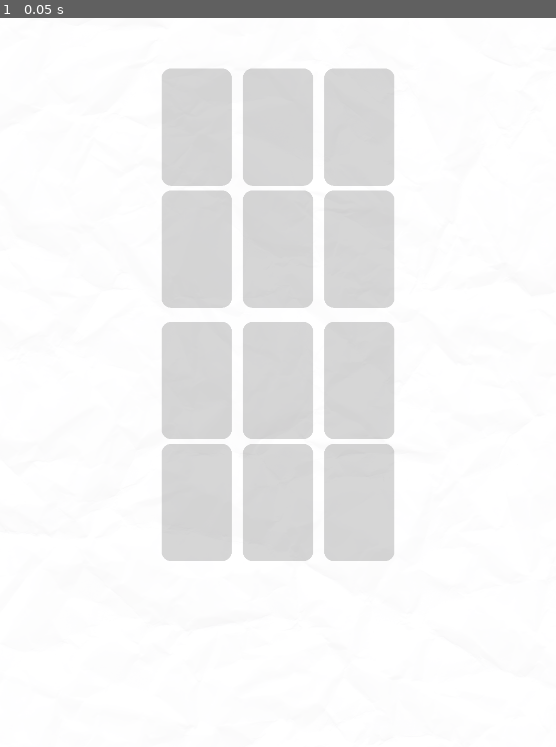
Above: before the commit, frame 1.
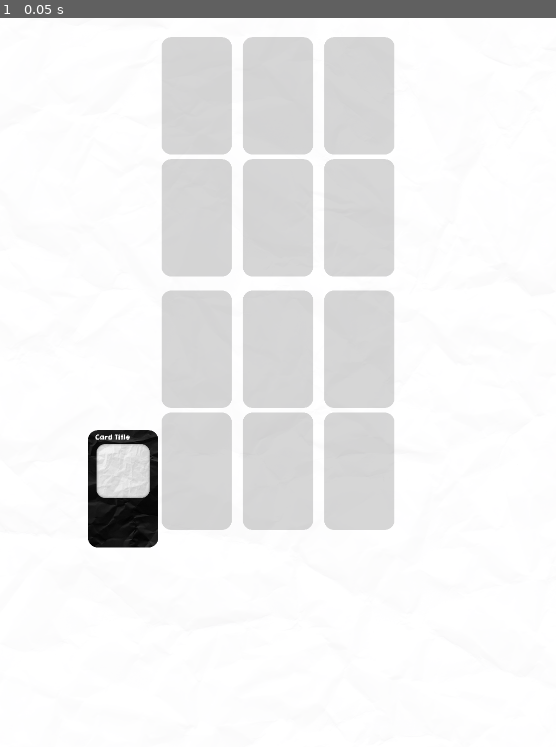
Above: after the commit, the same moment.

Repository: MoFa-Development/TheAbsolutelyTrueGame
Game: Godot game, scene res://scenes/Main.tscn
Two runs of this game, one before a commit and one after it. Both use one fixed random seed, a clock stepped at 60 frames per second and the inputs below.
Inputs:
- Up to frame 1 (0.05 s): no input

The runs differ from the first frame. In frame 1, 7.7% of the frame differs, in the area x 15-71%, y 2-75%.

Commit message:
Added card dragging

Diff:
--- a/src/project.godot
+++ b/src/project.godot
@@ -16,6 +16,8 @@
 [autoload]
 
 Settings="*res://scripts/autoload/Settings.gd"
+Globals="*res://scripts/autoload/Globals.gd"
+GameManager="*res://scripts/autoload/GameManager.gd"
 
 [display]
 
@@ -25,6 +27,18 @@
 window/stretch/mode="viewport"
 window/stretch/aspect="expand"
 
+[input]
+
+click={
+"deadzone": 0.5,
+"events": [ Object(InputEventMouseButton,"resource_local_to_scene":false,"resource_name":"","device":-1,"alt":false,"shift":false,"control":false,"meta":false,"command":false,"button_mask":0,"position":Vector2( 0, 0 ),"global_position":Vector2( 0, 0 ),"factor":1.0,"button_index":1,"pressed":false,"doubleclick":false,"script":null)
+ ]
+}
+
+[input_devices]
+
+pointing/emulate_touch_from_mouse=true
+
 [physics]
 
 common/enable_pause_aware_picking=true
@@ -32,6 +46,8 @@
 [rendering]
 
 quality/driver/driver_name="GLES2"
+quality/intended_usage/framebuffer_allocation=0
+quality/intended_usage/framebuffer_allocation.mobile=0
 vram_compression/import_etc=true
 vram_compression/import_etc2=false
 environment/default_clear_color=Color( 1, 1, 1, 1 )
--- a/src/scenes/Card.tscn
+++ b/src/scenes/Card.tscn
@@ -1,9 +1,122 @@
-[gd_scene load_steps=2 format=2]
+[gd_scene load_steps=8 format=2]
 
 [ext_resource path="res://images/ui/Card/Card.png" type="Texture" id=1]
+[ext_resource path="res://fonts/KGHAPPY.ttf" type="DynamicFontData" id=2]
+[ext_resource path="res://fonts/JandaManateeSolid.ttf" type="DynamicFontData" id=3]
+
+[sub_resource type="GDScript" id=4]
+script/source = "extends Node2D
+
+# Animation
+var upscaled = false
+
+# Functioning
+var dragging = false
+var snappingPos = null
+
+
+# Functions
+
+func _on_Area2D_input_event(viewport, event, shape_idx):
+	if  Input.is_action_pressed(\"click\"):
+		dragging = true
+		GameManager.draggingCard = self
+		Input.set_default_cursor_shape(Input.CURSOR_MOVE)
+	else:
+		Input.set_default_cursor_shape(Input.CURSOR_POINTING_HAND)
+		dragging = false
+		GameManager.draggingCard = null
+
+func _on_Area2D_mouse_entered():
+	Input.set_default_cursor_shape(Input.CURSOR_POINTING_HAND)
+	anim_drag()
+
+func _on_Area2D_mouse_exited():
+	Input.set_default_cursor_shape(Input.CURSOR_ARROW)
+	anim_undrag()
+
+func snapTo(pos : Vector2):
+	snappingPos = pos
+
+func unSnap():
+	snappingPos = null
+
+func _process(delta):
+	if(dragging):
+		global_position = get_global_mouse_position()
+
+	if snappingPos != null:
+		global_position = snappingPos
+
+
+# Animations
+
+func anim_drag():
+	upscaled = true
+	$Tween.interpolate_property(self, \"scale\", scale, Vector2(2, 2), 0.3, Tween.TRANS_CUBIC, Tween.EASE_OUT)
+	$Tween.start()
+
+func anim_undrag():
+	upscaled = false
+	$Tween.interpolate_property(self, \"scale\", scale, Vector2(1, 1), 0.3, Tween.TRANS_CUBIC, Tween.EASE_OUT)
+	$Tween.start()
+"
+
+[sub_resource type="DynamicFont" id=1]
+size = 60
+font_data = ExtResource( 2 )
+
+[sub_resource type="DynamicFont" id=2]
+size = 50
+use_filter = true
+extra_spacing_top = -15
+font_data = ExtResource( 3 )
+
+[sub_resource type="RectangleShape2D" id=3]
+extents = Vector2( 368, 608 )
 
 [node name="Card" type="Node2D"]
+script = SubResource( 4 )
 
 [node name="Sprite" type="Sprite" parent="."]
+position = Vector2( 8, -328 )
 scale = Vector2( 1.2, 1.2 )
 texture = ExtResource( 1 )
+
+[node name="Label" type="Label" parent="."]
+margin_left = -280.0
+margin_top = -904.0
+margin_right = 296.0
+margin_bottom = -808.0
+custom_fonts/font = SubResource( 1 )
+text = "Card Title"
+clip_text = true
+__meta__ = {
+"_edit_use_anchors_": false
+}
+
+[node name="Label2" type="Label" parent="."]
+margin_left = -280.0
+margin_top = -184.0
+margin_right = 296.0
+margin_bottom = 248.0
+custom_fonts/font = SubResource( 2 )
+text = "Card text like Lorem Ipsum Dolor site amet kein Plan wie das geht. Dies ist einfach nur ein Platzhalter Text zu ability beschreibung!"
+align = 1
+autowrap = true
+clip_text = true
+__meta__ = {
+"_edit_use_anchors_": false
+}
+
+[node name="Area2D" type="Area2D" parent="."]
+position = Vector2( 8, -328 )
+
+[node name="CollisionShape2D" type="CollisionShape2D" parent="Area2D"]
+shape = SubResource( 3 )
+
+[node name="Tween" type="Tween" parent="."]
+
+[connection signal="input_event" from="Area2D" to="." method="_on_Area2D_input_event"]
+[connection signal="mouse_entered" from="Area2D" to="." method="_on_Area2D_mouse_entered"]
+[connection signal="mouse_exited" from="Area2D" to="." method="_on_Area2D_mouse_exited"]
--- a/src/scenes/Field.tscn
+++ b/src/scenes/Field.tscn
@@ -8,6 +8,21 @@
 
 func _ready():
 	pass
+
+
+func _on_Area2D_mouse_entered():
+	var dC = GameManager.draggingCard
+	if dC != null:
+		if dC.upscaled:
+			dC.anim_undrag()
+			dC.snapTo(global_position)
+
+func _on_Area2D_mouse_exited():
+	var dC = GameManager.draggingCard
+	if dC != null:
+		if !dC.upscaled:
+			dC.anim_drag()
+			dC.unSnap()
 "
 
 [sub_resource type="RectangleShape2D" id=2]
@@ -18,10 +33,15 @@
 
 [node name="Sprite" type="Sprite" parent="."]
 modulate = Color( 1, 1, 1, 0.160784 )
+position = Vector2( 0, -320 )
 scale = Vector2( 1.2, 1.2 )
 texture = ExtResource( 1 )
 
 [node name="Area2D" type="Area2D" parent="."]
+position = Vector2( 0, -320 )
 
 [node name="CollisionShape2D" type="CollisionShape2D" parent="Area2D"]
 shape = SubResource( 2 )
+
+[connection signal="mouse_entered" from="Area2D" to="." method="_on_Area2D_mouse_entered"]
+[connection signal="mouse_exited" from="Area2D" to="." method="_on_Area2D_mouse_exited"]
--- a/src/scenes/Main.tscn
+++ b/src/scenes/Main.tscn
@@ -1,7 +1,8 @@
-[gd_scene load_steps=3 format=2]
+[gd_scene load_steps=4 format=2]
 
 [ext_resource path="res://images/textures/white-paper-texture-4k-white-crumpled-paper-macro-white-paper.jpg" type="Texture" id=1]
 [ext_resource path="res://scenes/Fields.tscn" type="PackedScene" id=2]
+[ext_resource path="res://scenes/Card.tscn" type="PackedScene" id=3]
 
 [node name="Main" type="Node2D"]
 scale = Vector2( 0.288394, 0.288394 )
@@ -33,3 +34,6 @@
 
 [node name="Fields" parent="." instance=ExtResource( 2 )]
 position = Vector2( 2868, 3051.38 )
+
+[node name="Card" parent="." instance=ExtResource( 3 )]
+position = Vector2( 1276.03, 5159.61 )
--- /dev/null
+++ b/src/scripts/autoload/GameManager.gd
@@ -0,0 +1,3 @@
+extends Node
+
+var draggingCard : Node
--- /dev/null
+++ b/src/scripts/autoload/Globals.gd
@@ -0,0 +1 @@
+extends Node
Binary file added: src/fonts/KGHAPPY.ttf
Binary file changed: src/images/ui/Card/Card.png
Not shown, added: export/Game.audio.worklet.js
Not shown, added: export/Game.html
Not shown, added: export/Game.js
Not shown, added: export/Game.pck
Not shown, added: export/Game.png
Not shown, added: export/Game.wasm
Not shown, changed: src/images/ui/Card/Card.afdesign
